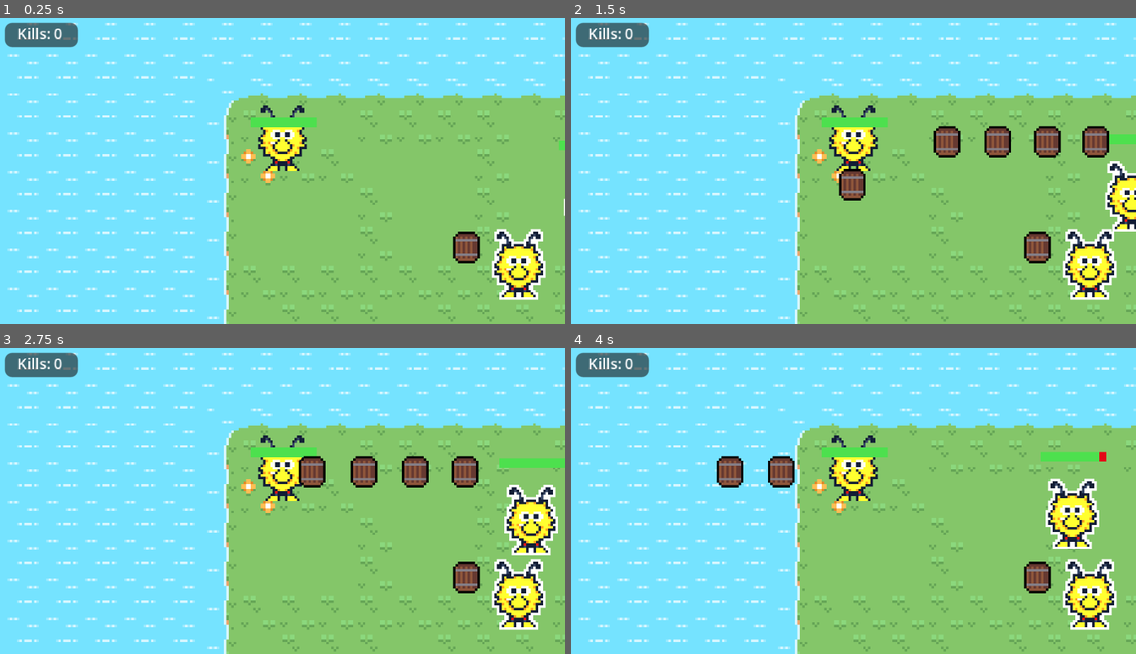
Above: before the commit, frames 1-4 (two rows, left to right).
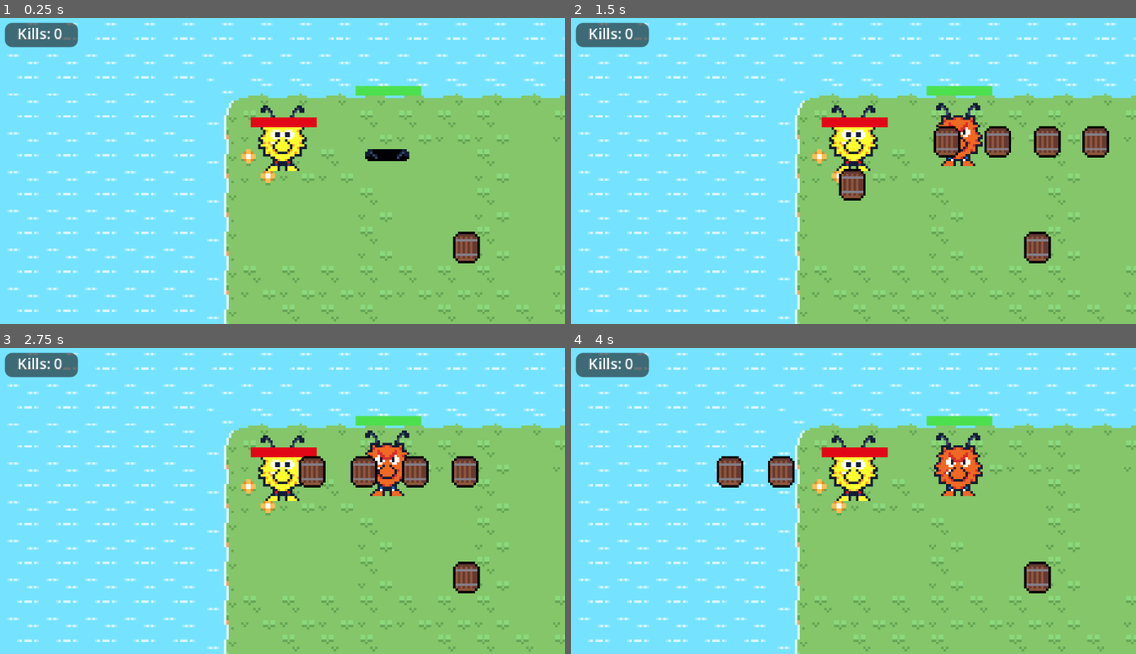
Above: after the commit, the same moments.

Repository: BonnGameDevKurs/gamedevgame
Game: Godot game, scene res://scenes/main.tscn
The game is run twice, just before and just after one commit, with the same random seed, the same clock (stepped at 60 frames per second) and the same inputs. This scene is started directly instead of the project's main scene.
Inputs:
- Up to frame 1 (0.25 s): no input
- Up to frame 2 (1.5 s): hold Right (fire_right) 0.53-1.28 s; hold Down (fire_down) from 1.28 s (still down)
- Up to frame 3 (2.75 s): release Down (fire_down) at 2.03 s; hold Right (fire_right) from 2.03 s (still down)
- Up to frame 4 (4 s): release Right (fire_right) at 2.78 s; hold Up (fire_up) 2.78-3.53 s; hold Left (fire_left) from 3.53 s (still down)

The runs differ from the first frame. In frame 1, 2.9% of the frame differs, in the area x 44-100%, y 22-93%; in frame 2, 4.5%; in frame 3, 5.6%; in frame 4, 5.9%, in the area x 44-97%, y 22-93%.

Commit message:
enemy reworked

Diff:
--- /dev/null
+++ b/characters/enemy/better_dumb_enemy.tscn
@@ -0,0 +1,41 @@
+[gd_scene load_steps=5 format=3 uid="uid://dikn1wriw60hm"]
+
+[ext_resource type="Texture2D" uid="uid://k1lc1kyyxa5k" path="res://assets/enemy_placeholder.svg" id="1_kdctu"]
+
+[sub_resource type="CapsuleShape2D" id="CapsuleShape2D_85g3d"]
+radius = 2.0
+height = 14.0
+
+[sub_resource type="CircleShape2D" id="CircleShape2D_tipki"]
+radius = 50.0
+
+[sub_resource type="CircleShape2D" id="CircleShape2D_tefeu"]
+radius = 12.0
+
+[node name="Better_Dumb_Enemy" type="CharacterBody2D"]
+motion_mode = 1
+
+[node name="CollisionShape2D" type="CollisionShape2D" parent="."]
+rotation = 1.5708
+shape = SubResource("CapsuleShape2D_85g3d")
+
+[node name="Sprite2D" type="Sprite2D" parent="."]
+position = Vector2(0, -13)
+texture = ExtResource("1_kdctu")
+
+[node name="DetectionRadius" type="Area2D" parent="."]
+position = Vector2(0, -13)
+collision_layer = 2
+collision_mask = 2
+priority = 1
+
+[node name="CollisionShape2D" type="CollisionShape2D" parent="DetectionRadius"]
+shape = SubResource("CircleShape2D_tipki")
+
+[node name="HurtBox" type="Area2D" parent="."]
+position = Vector2(0, -13)
+collision_layer = 2
+collision_mask = 2
+
+[node name="CollisionShape2D" type="CollisionShape2D" parent="HurtBox"]
+shape = SubResource("CircleShape2D_tefeu")
--- /dev/null
+++ b/characters/enemy/dumb_enemy.tscn
@@ -0,0 +1,38 @@
+[gd_scene load_steps=6 format=3 uid="uid://cw7412nr8otno"]
+
+[ext_resource type="Script" uid="uid://cp1pvofbfkswo" path="res://scenes/dumb_enemy.gd" id="1_j4xst"]
+[ext_resource type="Texture2D" uid="uid://k1lc1kyyxa5k" path="res://assets/enemy_placeholder.svg" id="2_ucmlv"]
+[ext_resource type="PackedScene" uid="uid://wknbi2gm8gp" path="res://misc/health_bar/health_bar.tscn" id="3_j208u"]
+
+[sub_resource type="CapsuleShape2D" id="CapsuleShape2D_85g3d"]
+radius = 2.0
+height = 14.0
+
+[sub_resource type="CircleShape2D" id="CircleShape2D_tefeu"]
+radius = 12.0
+
+[node name="Dumb_Enemy" type="CharacterBody2D" node_paths=PackedStringArray("health_bar")]
+motion_mode = 1
+script = ExtResource("1_j4xst")
+health_bar = NodePath("HealthBar")
+
+[node name="CollisionShape2D" type="CollisionShape2D" parent="."]
+rotation = 1.5708
+shape = SubResource("CapsuleShape2D_85g3d")
+
+[node name="Sprite2D" type="Sprite2D" parent="."]
+position = Vector2(0, -13)
+texture = ExtResource("2_ucmlv")
+
+[node name="HurtBox" type="Area2D" parent="."]
+position = Vector2(0, -13)
+collision_layer = 2
+collision_mask = 2
+
+[node name="CollisionShape2D" type="CollisionShape2D" parent="HurtBox"]
+shape = SubResource("CircleShape2D_tefeu")
+
+[node name="HealthBar" parent="." instance=ExtResource("3_j208u")]
+offset_top = -38.6667
+offset_bottom = -34.6667
+script = null
--- /dev/null
+++ b/characters/enemy/enemy.gd
@@ -0,0 +1,90 @@
+extends CharacterBody2D
+
+@export var speed: float = 50
+
+enum {LEFT, RIGHT, UP, DOWN}
+
+var _active = false
+var _detected = false
+var _last_direction = DOWN
+
+@onready var animation_player = $AnimationPlayer
+@onready var player = get_tree().root.find_child("Player", true, false)
+
+
+func _ready():
+	$AnimationPlayer.play("spawn")
+	$HurtBox.monitorable = false
+	$HurtBox.monitoring = false
+	$HitBox.monitorable = false
+	$HitBox.monitoring = false
+	$AnimationPlayer.animation_finished.connect(_spawned)
+	$DetectionArea.area_entered.connect(_area_entered_detection_range)
+	$UndetectionArea.area_exited.connect(_area_exited_detection_range)
+
+
+func _physics_process(_delta):
+	if not _active:
+		return
+	if not _detected:
+		set_idle_animation()
+		return
+	var direction = global_position.direction_to(player.global_position)
+	set_run_animation(direction)
+	velocity = direction * speed
+	move_and_slide()
+
+
+func set_idle_animation():
+	match _last_direction:
+		DOWN:
+			animation_player.play("idle down")
+		UP:
+			animation_player.play("idle up")
+		RIGHT:
+			animation_player.play("idle right")
+		LEFT:
+			animation_player.play("idle left")
+
+
+func set_run_animation(direction):
+	if abs(direction.x) >= abs(direction.y):
+		if direction.x > 0:
+			animation_player.play("run right")
+			_last_direction = RIGHT
+			return
+		animation_player.play("run left")
+		_last_direction = LEFT
+		return
+	if direction.y > 0:
+		animation_player.play("run down")
+		_last_direction = DOWN
+		return
+	animation_player.play("run up")
+	_last_direction = UP
+
+
+
+func _spawned(_animation):
+	_active = true
+	$HurtBox.monitorable = true
+	$HurtBox.monitoring = true
+	$HitBox.monitorable = true
+	$HitBox.monitoring = true
+	$AnimationPlayer.animation_finished.disconnect(_spawned)
+
+
+func _area_entered_detection_range(area: Area2D):
+	if not area is HurtBox:
+		return
+	if not area.is_in_group("Player"):
+		return
+	_detected = true
+
+
+func _area_exited_detection_range(area: Area2D):
+	if not area is HurtBox:
+		return
+	if not area.is_in_group("Player"):
+		return
+	_detected = false
--- a/characters/enemy/enemy.tscn
+++ b/characters/enemy/enemy.tscn
@@ -1,11 +1,30 @@
-[gd_scene load_steps=14 format=3 uid="uid://nvsa1hfsclia"]
-
+[gd_scene load_steps=22 format=3 uid="uid://nvsa1hfsclia"]
+
+[ext_resource type="Script" uid="uid://c2owf2lmuornh" path="res://characters/enemy/enemy.gd" id="1_bm2dv"]
 [ext_resource type="Texture2D" uid="uid://d1pmuvih3c62f" path="res://assets/player/anti_wusel_spritesheet.png" id="1_dxaiu"]
+[ext_resource type="Script" uid="uid://b1w1jgjnlxvm1" path="res://misc/hurt_box/hurt_box.gd" id="3_427j3"]
+[ext_resource type="Script" uid="uid://c2f6esow4sew4" path="res://misc/hit_box/hit_box.gd" id="4_fxr07"]
+[ext_resource type="PackedScene" uid="uid://wknbi2gm8gp" path="res://misc/health_bar/health_bar.tscn" id="5_fxr07"]
 
 [sub_resource type="CapsuleShape2D" id="CapsuleShape2D_bm2dv"]
 radius = 2.0
 height = 14.0
 
+[sub_resource type="Animation" id="Animation_bm2dv"]
+length = 0.001
+tracks/0/type = "value"
+tracks/0/imported = false
+tracks/0/enabled = true
+tracks/0/path = NodePath("Sprite2D:frame")
+tracks/0/interp = 1
+tracks/0/loop_wrap = true
+tracks/0/keys = {
+"times": PackedFloat32Array(0),
+"transitions": PackedFloat32Array(1),
+"update": 1,
+"values": [0]
+}
+
 [sub_resource type="Animation" id="Animation_dxaiu"]
 resource_name = "idle down"
 length = 1.00001
@@ -24,19 +43,40 @@
 "values": [0, 1, 2, 3]
 }
 
-[sub_resource type="Animation" id="Animation_bm2dv"]
-length = 0.001
-tracks/0/type = "value"
-tracks/0/imported = false
-tracks/0/enabled = true
-tracks/0/path = NodePath("Sprite2D:frame")
-tracks/0/interp = 1
-tracks/0/loop_wrap = true
-tracks/0/keys = {
-"times": PackedFloat32Array(0),
-"transitions": PackedFloat32Array(1),
-"update": 1,
-"values": [0]
+[sub_resource type="Animation" id="Animation_fxr07"]
+resource_name = "idle left"
+length = 1.00001
+loop_mode = 1
+step = 0.125
+tracks/0/type = "value"
+tracks/0/imported = false
+tracks/0/enabled = true
+tracks/0/path = NodePath("Sprite2D:frame")
+tracks/0/interp = 1
+tracks/0/loop_wrap = true
+tracks/0/keys = {
+"times": PackedFloat32Array(0, 0.25, 0.5, 0.75),
+"transitions": PackedFloat32Array(1, 1, 1, 1),
+"update": 1,
+"values": [12, 13, 14, 15]
+}
+
+[sub_resource type="Animation" id="Animation_427j3"]
+resource_name = "idle right"
+length = 1.00001
+loop_mode = 1
+step = 0.125
+tracks/0/type = "value"
+tracks/0/imported = false
+tracks/0/enabled = true
+tracks/0/path = NodePath("Sprite2D:frame")
+tracks/0/interp = 1
+tracks/0/loop_wrap = true
+tracks/0/keys = {
+"times": PackedFloat32Array(0, 0.25, 0.5, 0.75),
+"transitions": PackedFloat32Array(1, 1, 1, 1),
+"update": 1,
+"values": [8, 9, 10, 11]
 }
 
 [sub_resource type="Animation" id="Animation_iuxou"]
@@ -57,42 +97,6 @@
 "values": [4, 5, 6, 7]
 }
 
-[sub_resource type="Animation" id="Animation_427j3"]
-resource_name = "idle right"
-length = 1.00001
-loop_mode = 1
-step = 0.125
-tracks/0/type = "value"
-tracks/0/imported = false
-tracks/0/enabled = true
-tracks/0/path = NodePath("Sprite2D:frame")
-tracks/0/interp = 1
-tracks/0/loop_wrap = true
-tracks/0/keys = {
-"times": PackedFloat32Array(0, 0.25, 0.5, 0.75),
-"transitions": PackedFloat32Array(1, 1, 1, 1),
-"update": 1,
-"values": [8, 9, 10, 11]
-}
-
-[sub_resource type="Animation" id="Animation_fxr07"]
-resource_name = "idle left"
-length = 1.00001
-loop_mode = 1
-step = 0.125
-tracks/0/type = "value"
-tracks/0/imported = false
-tracks/0/enabled = true
-tracks/0/path = NodePath("Sprite2D:frame")
-tracks/0/interp = 1
-tracks/0/loop_wrap = true
-tracks/0/keys = {
-"times": PackedFloat32Array(0, 0.25, 0.5, 0.75),
-"transitions": PackedFloat32Array(1, 1, 1, 1),
-"update": 1,
-"values": [12, 13, 14, 15]
-}
-
 [sub_resource type="Animation" id="Animation_tlrvp"]
 resource_name = "run down"
 length = 0.500013
@@ -111,6 +115,42 @@
 "values": [16, 17, 18, 19]
 }
 
+[sub_resource type="Animation" id="Animation_2vq4o"]
+resource_name = "run left"
+length = 0.500013
+loop_mode = 1
+step = 0.125
+tracks/0/type = "value"
+tracks/0/imported = false
+tracks/0/enabled = true
+tracks/0/path = NodePath("Sprite2D:frame")
+tracks/0/interp = 1
+tracks/0/loop_wrap = true
+tracks/0/keys = {
+"times": PackedFloat32Array(0, 0.125, 0.25, 0.375),
+"transitions": PackedFloat32Array(1, 1, 1, 1),
+"update": 1,
+"values": [28, 29, 30, 31]
+}
+
+[sub_resource type="Animation" id="Animation_yeuqv"]
+resource_name = "run right"
+length = 0.500013
+loop_mode = 1
+step = 0.125
+tracks/0/type = "value"
+tracks/0/imported = false
+tracks/0/enabled = true
+tracks/0/path = NodePath("Sprite2D:frame")
+tracks/0/interp = 1
+tracks/0/loop_wrap = true
+tracks/0/keys = {
+"times": PackedFloat32Array(0, 0.125, 0.25, 0.375),
+"transitions": PackedFloat32Array(1, 1, 1, 1),
+"update": 1,
+"values": [24, 25, 26, 27]
+}
+
 [sub_resource type="Animation" id="Animation_03nx6"]
 resource_name = "run up"
 length = 0.500013
@@ -127,42 +167,6 @@
 "transitions": PackedFloat32Array(1, 1, 1, 1),
 "update": 1,
 "values": [20, 21, 22, 23]
-}
-
-[sub_resource type="Animation" id="Animation_yeuqv"]
-resource_name = "run right"
-length = 0.500013
-loop_mode = 1
-step = 0.125
-tracks/0/type = "value"
-tracks/0/imported = false
-tracks/0/enabled = true
-tracks/0/path = NodePath("Sprite2D:frame")
-tracks/0/interp = 1
-tracks/0/loop_wrap = true
-tracks/0/keys = {
-"times": PackedFloat32Array(0, 0.125, 0.25, 0.375),
-"transitions": PackedFloat32Array(1, 1, 1, 1),
-"update": 1,
-"values": [24, 25, 26, 27]
-}
-
-[sub_resource type="Animation" id="Animation_2vq4o"]
-resource_name = "run left"
-length = 0.500013
-loop_mode = 1
-step = 0.125
-tracks/0/type = "value"
-tracks/0/imported = false
-tracks/0/enabled = true
-tracks/0/path = NodePath("Sprite2D:frame")
-tracks/0/interp = 1
-tracks/0/loop_wrap = true
-tracks/0/keys = {
-"times": PackedFloat32Array(0, 0.125, 0.25, 0.375),
-"transitions": PackedFloat32Array(1, 1, 1, 1),
-"update": 1,
-"values": [28, 29, 30, 31]
 }
 
 [sub_resource type="Animation" id="Animation_iavur"]
@@ -195,7 +199,19 @@
 &"spawn": SubResource("Animation_iavur")
 }
 
-[node name="Enemy" type="CharacterBody2D"]
+[sub_resource type="CircleShape2D" id="CircleShape2D_iuxou"]
+
+[sub_resource type="CircleShape2D" id="CircleShape2D_427j3"]
+radius = 9.0
+
+[sub_resource type="CircleShape2D" id="CircleShape2D_fxr07"]
+radius = 50.0
+
+[sub_resource type="CircleShape2D" id="CircleShape2D_tlrvp"]
+radius = 100.0
+
+[node name="Enemy" type="CharacterBody2D" groups=["Enemy"]]
+script = ExtResource("1_bm2dv")
 
 [node name="CollisionShape2D" type="CollisionShape2D" parent="."]
 rotation = 1.5708
@@ -211,3 +227,42 @@
 libraries = {
 &"": SubResource("AnimationLibrary_03nx6")
 }
+
+[node name="HurtBox" type="Area2D" parent="." groups=["Enemy"]]
+position = Vector2(0, -13)
+script = ExtResource("3_427j3")
+affected_by_groups = Array[String](["Bullet"])
+
+[node name="CollisionShape2D" type="CollisionShape2D" parent="HurtBox"]
+shape = SubResource("CircleShape2D_iuxou")
+
+[node name="HitBox" type="Area2D" parent="." groups=["Enemy"]]
+position = Vector2(0, -13)
+script = ExtResource("4_fxr07")
+
+[node name="CollisionShape2D" type="CollisionShape2D" parent="HitBox"]
+shape = SubResource("CircleShape2D_427j3")
+
+[node name="HealthBar" parent="." node_paths=PackedStringArray("hurt_box") instance=ExtResource("5_fxr07")]
+anchors_preset = 0
+anchor_left = 0.0
+anchor_top = 0.0
+anchor_right = 0.0
+anchor_bottom = 0.0
+offset_top = -33.0
+offset_bottom = -29.0
+grow_horizontal = 1
+grow_vertical = 1
+hurt_box = NodePath("../HurtBox")
+
+[node name="DetectionArea" type="Area2D" parent="."]
+position = Vector2(0, -13)
+
+[node name="CollisionShape2D" type="CollisionShape2D" parent="DetectionArea"]
+shape = SubResource("CircleShape2D_fxr07")
+
+[node name="UndetectionArea" type="Area2D" parent="."]
+position = Vector2(0, -13)
+
+[node name="CollisionShape2D" type="CollisionShape2D" parent="UndetectionArea"]
+shape = SubResource("CircleShape2D_tlrvp")
--- a/characters/player/player.gd
+++ b/characters/player/player.gd
@@ -33,7 +33,7 @@
 	health = max_health
 
 	# Set up the health bar
-	health_bar.init(self)
+	#ahealth_bar.init(self)
 
 
 func _physics_process(_delta):
--- a/misc/health_bar/health_bar.gd
+++ b/misc/health_bar/health_bar.gd
@@ -1,12 +1,11 @@
 extends ProgressBar
 
-var target: Node
+@export var hurt_box: HurtBox
 
-func init(target_: Node):
-	target = target_
-	self.max_value = target.max_health
+func _ready():
+	self.max_value = hurt_box.max_health
 	self.min_value = 0
 	self.value = self.max_value
 
 func update():
-	self.value = target.health
+	self.value = hurt_box.health
--- /dev/null
+++ b/misc/hit_box/hit_box.gd
@@ -0,0 +1,4 @@
+class_name HitBox
+extends Area2D
+
+@export var damage: int = 10
--- /dev/null
+++ b/misc/hurt_box/hurt_box.gd
@@ -0,0 +1,25 @@
+class_name HurtBox
+extends Area2D
+
+signal damamged(damage, new_health)
+
+@export var max_health: int = 100
+@export var affected_by_groups: Array[String]
+
+var health
+
+
+func _ready():
+	health = max_health
+	area_entered.connect(on_area_entered)
+
+
+func on_area_entered(area: Area2D):
+	if not area is HitBox:
+		return
+	for group in affected_by_groups:
+		if not area.is_in_group(group):
+			continue
+		health = max(health - area.damage, 0)
+		damamged.emit(area.damage, health)
+		return
--- a/project.godot
+++ b/project.godot
@@ -33,6 +33,7 @@
 
 Bullet=""
 Player=""
+Enemy="Group for Enemies"
 
 [input]
 
--- a/scenes/main.tscn
+++ b/scenes/main.tscn
@@ -1,27 +1,15 @@
-[gd_scene load_steps=13 format=4 uid="uid://h164m4d5wn4j"]
+[gd_scene load_steps=8 format=4 uid="uid://h164m4d5wn4j"]
 
 [ext_resource type="PackedScene" uid="uid://dn5pmqnms068s" path="res://characters/player/Player.tscn" id="1_6gmmr"]
 [ext_resource type="TileSet" uid="uid://o2pw3q66ur8l" path="res://assets/tilesets/grass_water_dirt/grass_water_dirt_tileset.tres" id="1_81ydp"]
 [ext_resource type="Texture2D" uid="uid://b1kc1ujkcgs2l" path="res://assets/keg.png" id="3_5a437"]
 [ext_resource type="PackedScene" uid="uid://wknbi2gm8gp" path="res://misc/health_bar/health_bar.tscn" id="3_o6xl0"]
-[ext_resource type="Script" uid="uid://cp1pvofbfkswo" path="res://scenes/dumb_enemy.gd" id="4_tbgi4"]
-[ext_resource type="Script" uid="uid://dhq1gh7svpb8u" path="res://scenes/better_dumb_enemy.gd" id="6_tefeu"]
-[ext_resource type="Texture2D" uid="uid://k1lc1kyyxa5k" path="res://assets/enemy_placeholder.svg" id="6_tipki"]
 [ext_resource type="Script" uid="uid://c666rt15y1p67" path="res://misc/kill_counter_label.gd" id="8_tipki"]
+[ext_resource type="PackedScene" uid="uid://nvsa1hfsclia" path="res://characters/enemy/enemy.tscn" id="9_85g3d"]
 
 [sub_resource type="CapsuleShape2D" id="CapsuleShape2D_oymgl"]
 radius = 5.5
 height = 14.0
-
-[sub_resource type="CapsuleShape2D" id="CapsuleShape2D_85g3d"]
-radius = 2.0
-height = 14.0
-
-[sub_resource type="CircleShape2D" id="CircleShape2D_tefeu"]
-radius = 12.0
-
-[sub_resource type="CircleShape2D" id="CircleShape2D_tipki"]
-radius = 50.0
 
 [node name="Main" type="Node2D"]
 y_sort_enabled = true
@@ -43,6 +31,7 @@
 [node name="HealthBar" parent="Player" instance=ExtResource("3_o6xl0")]
 offset_top = -22.0
 offset_bottom = -18.0
+script = null
 
 [node name="Keg2" type="RigidBody2D" parent="."]
 position = Vector2(94, 56)
@@ -54,62 +43,6 @@
 [node name="CollisionShape2D" type="CollisionShape2D" parent="Keg2"]
 position = Vector2(-0.5, 1.5)
 shape = SubResource("CapsuleShape2D_oymgl")
-
-[node name="Dumb_Enemy" type="CharacterBody2D" parent="." node_paths=PackedStringArray("health_bar")]
-position = Vector2(147, 53)
-motion_mode = 1
-script = ExtResource("4_tbgi4")
-health_bar = NodePath("HealthBar")
-
-[node name="CollisionShape2D" type="CollisionShape2D" parent="Dumb_Enemy"]
-rotation = 1.5708
-shape = SubResource("CapsuleShape2D_85g3d")
-
-[node name="Sprite2D" type="Sprite2D" parent="Dumb_Enemy"]
-position = Vector2(0, -13)
-texture = ExtResource("6_tipki")
-
-[node name="HurtBox" type="Area2D" parent="Dumb_Enemy"]
-position = Vector2(0, -13)
-collision_layer = 2
-collision_mask = 2
-
-[node name="CollisionShape2D" type="CollisionShape2D" parent="Dumb_Enemy/HurtBox"]
-shape = SubResource("CircleShape2D_tefeu")
-
-[node name="HealthBar" parent="Dumb_Enemy" instance=ExtResource("3_o6xl0")]
-offset_top = -38.6667
-offset_bottom = -34.6667
-
-[node name="Better_Dumb_Enemy" type="CharacterBody2D" parent="."]
-position = Vector2(115, 78)
-motion_mode = 1
-script = ExtResource("6_tefeu")
-
-[node name="CollisionShape2D" type="CollisionShape2D" parent="Better_Dumb_Enemy"]
-rotation = 1.5708
-shape = SubResource("CapsuleShape2D_85g3d")
-
-[node name="Sprite2D" type="Sprite2D" parent="Better_Dumb_Enemy"]
-position = Vector2(0, -13)
-texture = ExtResource("6_tipki")
-
-[node name="DetectionRadius" type="Area2D" parent="Better_Dumb_Enemy"]
-position = Vector2(0, -13)
-collision_layer = 2
-collision_mask = 2
-priority = 1
-
-[node name="CollisionShape2D" type="CollisionShape2D" parent="Better_Dumb_Enemy/DetectionRadius"]
-shape = SubResource("CircleShape2D_tipki")
-
-[node name="HurtBox" type="Area2D" parent="Better_Dumb_Enemy"]
-position = Vector2(0, -13)
-collision_layer = 2
-collision_mask = 2
-
-[node name="CollisionShape2D" type="CollisionShape2D" parent="Better_Dumb_Enemy/HurtBox"]
-shape = SubResource("CircleShape2D_tefeu")
 
 [node name="CanvasLayer" type="CanvasLayer" parent="."]
 
@@ -130,3 +63,6 @@
 theme_override_font_sizes/font_size = 6
 text = "Kills: 0"
 script = ExtResource("8_tipki")
+
+[node name="Enemy" parent="." instance=ExtResource("9_85g3d")]
+position = Vector2(61, 24)
Not shown, added: characters/enemy/enemy.gd.uid
Not shown, added: misc/hit_box/hit_box.gd.uid
Not shown, added: misc/hurt_box/hurt_box.gd.uid
